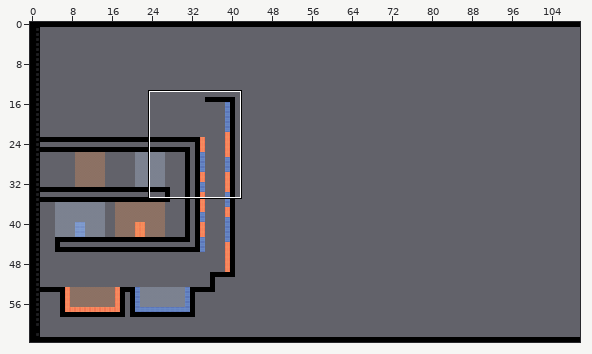
An edit to a level. Tiled map, IndieSpeedRun/IndieSpeedRun/IndieSpeedRunContent/maps/level3_2.tmx. Above: a wide view before the commit, with the close-up outlined.
Close-up. Before the edit:
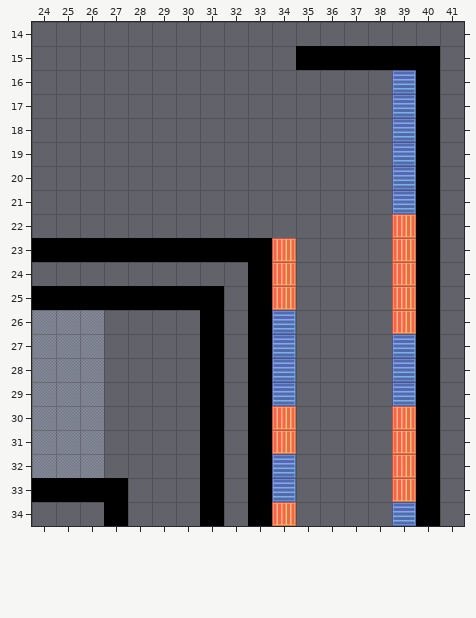
Cells are 32x32 px. Shown: x 24..41, y 14..34. The commit also changed other parts of the map, which this record leaves out.
And afterwards:
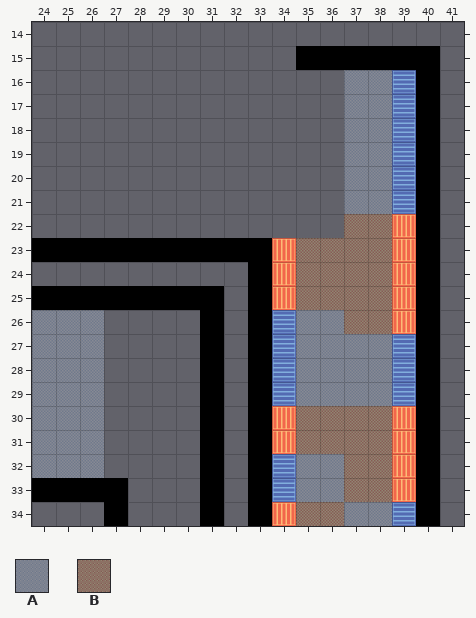
Key: from "temphaze-01": A 0, B 1.
_ is an empty cell.
See-through tiles are keyed as they look on the map.
What changed:
{"where": "layer \"Foreground\""}
{"y":16,"x":37,"old":"__","new":"AA"}
{"y":17,"x":37,"old":"__","new":"AA"}
{"y":18,"x":37,"old":"__","new":"AA"}
{"y":19,"x":37,"old":"__","new":"AA"}
{"y":20,"x":37,"old":"__","new":"AA"}
{"y":21,"x":37,"old":"__","new":"AA"}
{"y":22,"x":37,"old":"__","new":"BB"}
{"y":23,"x":35,"old":"____","new":"BBBB"}
{"y":24,"x":35,"old":"____","new":"BBBB"}
{"y":25,"x":35,"old":"____","new":"BBBB"}
{"y":26,"x":35,"old":"____","new":"AABB"}
{"y":27,"x":35,"old":"____","new":"AAAA"}
{"y":28,"x":35,"old":"____","new":"AAAA"}
{"y":29,"x":35,"old":"____","new":"AAAA"}
{"y":30,"x":35,"old":"____","new":"BBBB"}
{"y":31,"x":35,"old":"____","new":"BBBB"}
{"y":32,"x":35,"old":"____","new":"AABB"}
{"y":33,"x":35,"old":"____","new":"AABB"}
{"y":34,"x":35,"old":"____","new":"BBAA"}
{"label":"added","picture_box":[296,70,392,526]}
